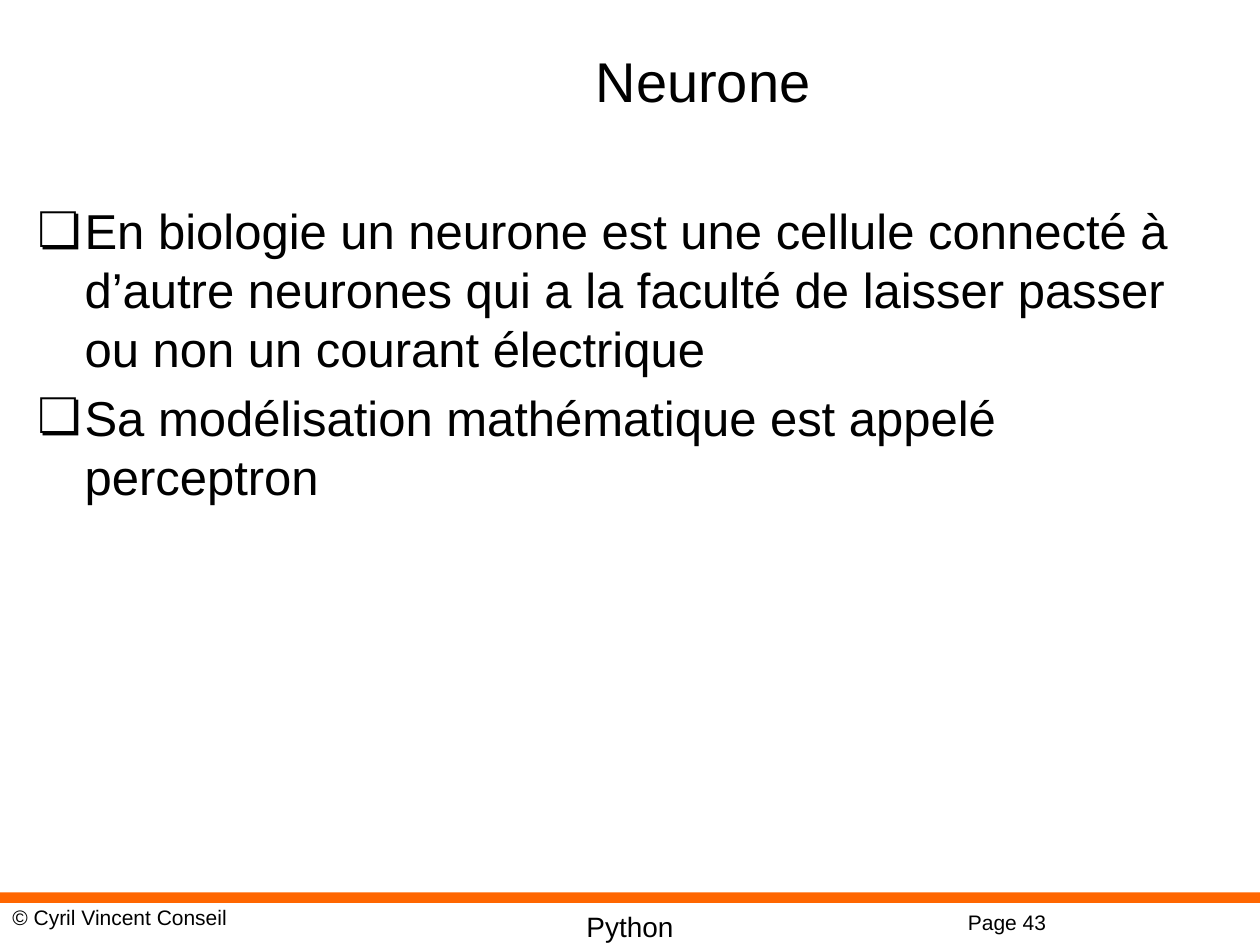
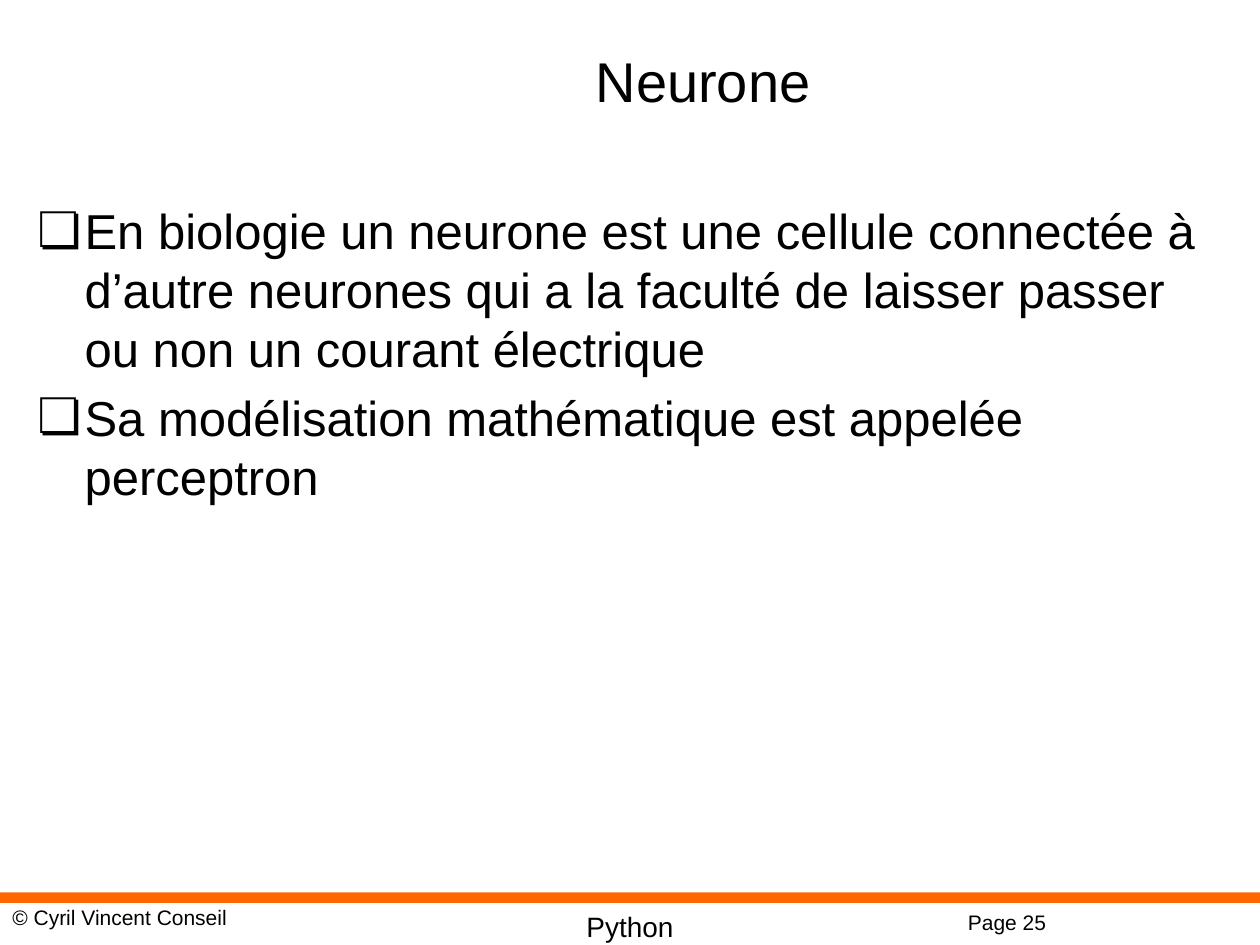
Before and after one commit to cyrilvincent/math, a slide deck: slide 25 of ppt/PythonMath12-ScikitLearn.pptx (slide 43 before the commit). Drawn at 1260x945 pixels with LibreOffice and Linux fonts; fonts in the diff are those of the drawing; background and template pictures are left out. Boxes give left, top, right and bottom in pixels: in the first picture for what was removed or moved away, otherwise in the second. Text is boxed around its words. In the diff, an @@ line names an element or a change of style, - is before the commit and + after.

```diff
--- a/ppt/PythonMath12-ScikitLearn.pptx
+++ b/ppt/PythonMath12-ScikitLearn.pptx
@@ text at bbox=[85, 213, 1195, 505]: text changed @@
-❏ En biologie un neurone est une cellule connecté à d’autre neurones qui a la faculté de laisser passer ou non un courant électrique
-❏ Sa modélisation mathématique est appelé perceptron
+❏ En biologie un neurone est une cellule connectée à d’autre neurones qui a la faculté de laisser passer ou non un courant électrique
+❏ Sa modélisation mathématique est appelée perceptron
@@ page number at bbox=[968, 915, 1046, 934]: text changed @@
-Page 43
+Page 25
```
Also in this commit, not shown: 18 slides removed, 3 other files.
